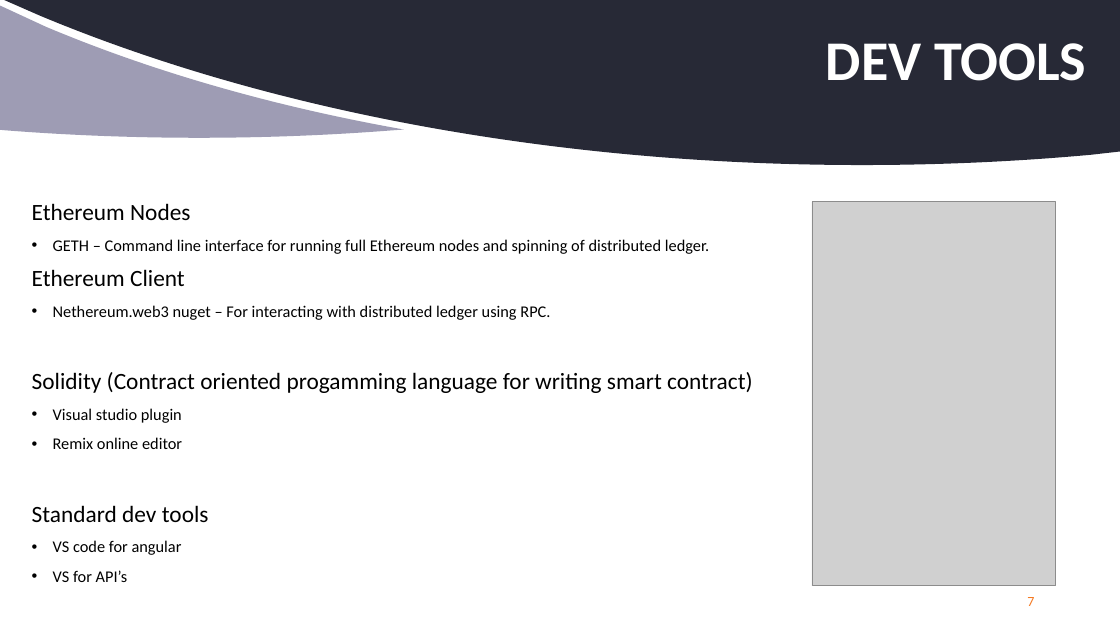
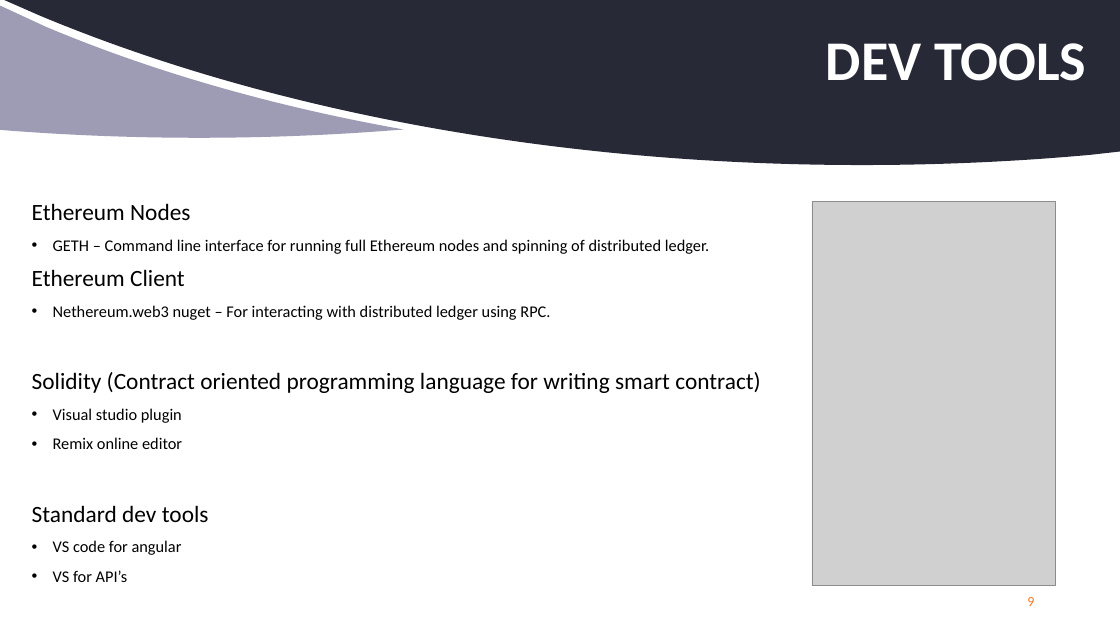
Before and after one commit to aamolgote/codecampnyc2018, a slide deck: slide 9 of PPTX/BAAS.pptx (slide 7 before the commit). Drawn at 1120x630 pixels with LibreOffice and Linux fonts; fonts in the diff are those of the drawing; grey boxes stand for pictures; background and template pictures are left out. Boxes give left, top, right and bottom in pixels: in the first picture for what was removed or moved away, otherwise in the second. Text is boxed around its words. In the diff, an @@ line names an element or a change of style, - is before the commit and + after.

```diff
--- a/PPTX/BAAS.pptx
+++ b/PPTX/BAAS.pptx
@@ text at (32, 372, 761, 393): text changed @@
-Solidity (Contract oriented progamming language for writing smart contract)
+Solidity (Contract oriented programming language for writing smart contract)
@@ page number at (1027, 597, 1034, 606): text changed @@
-7
+9
```
Also in this commit, not shown: 5 other slides changed, 2 slides added.
